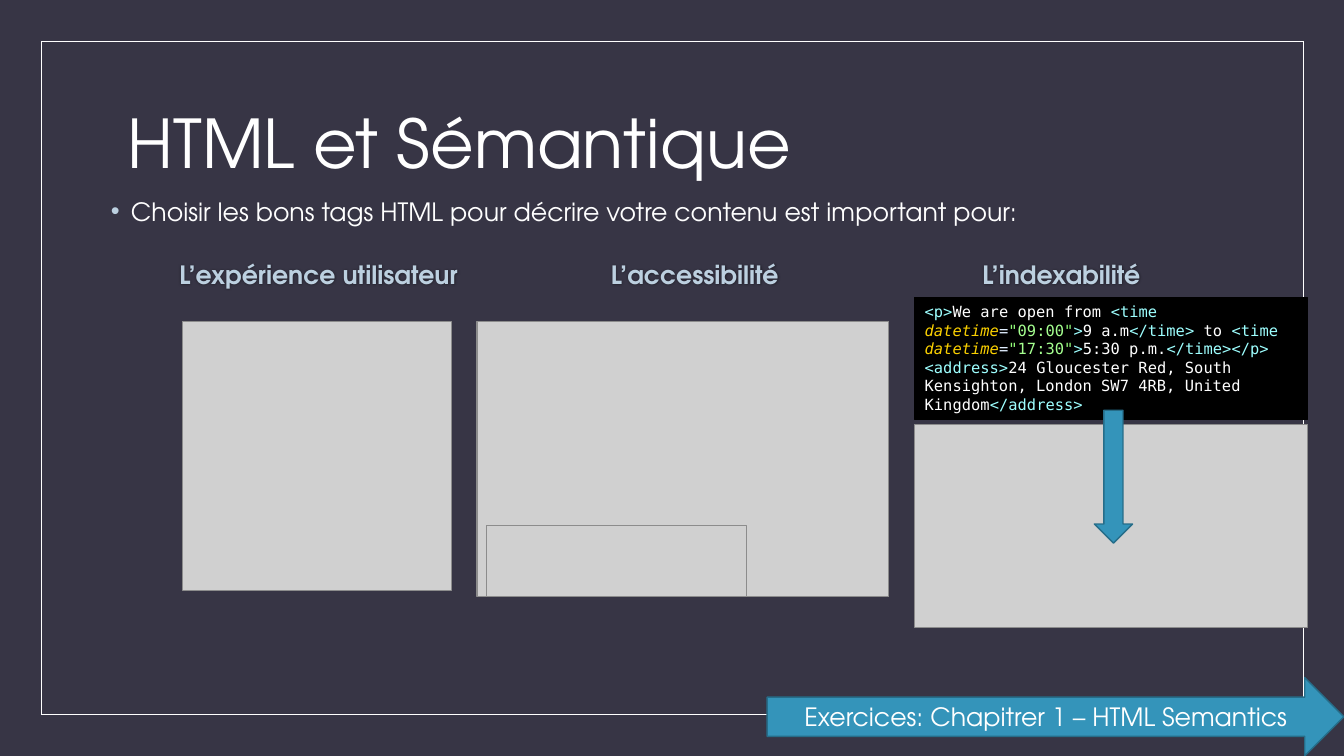
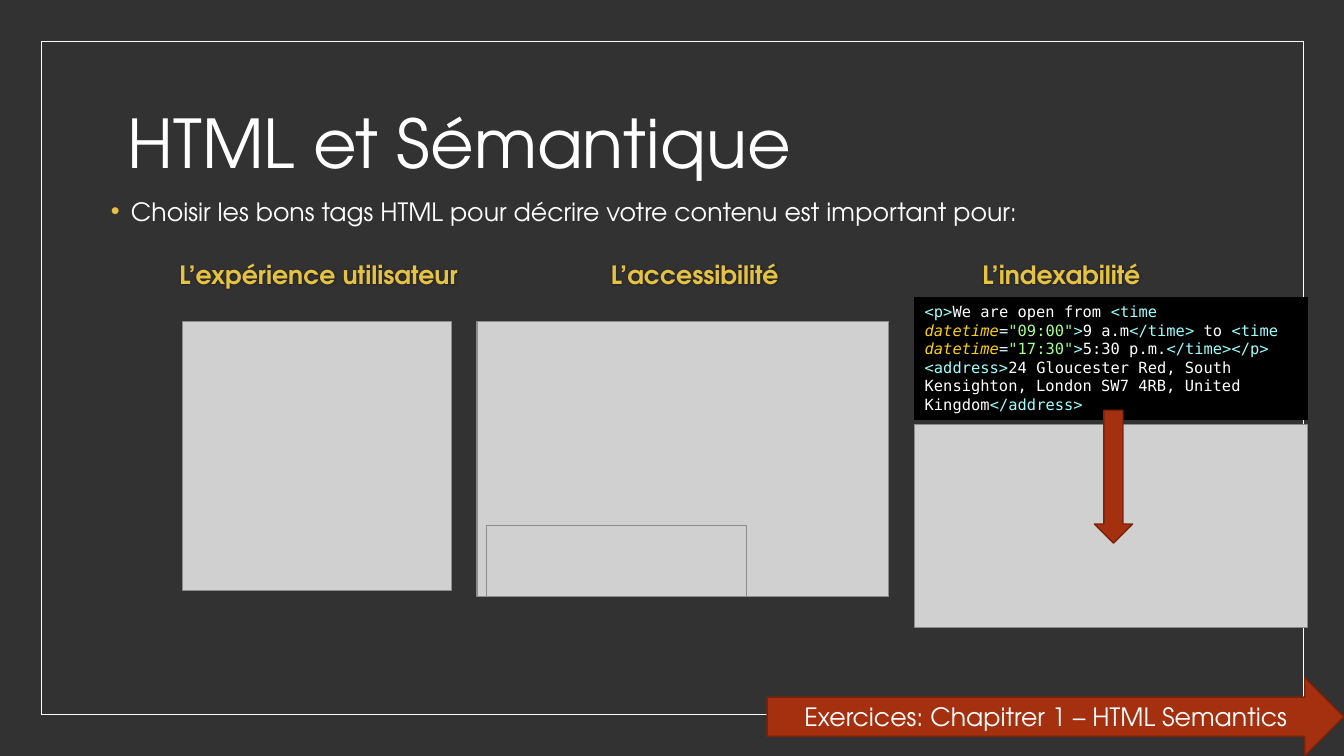
Before and after one commit to worldline/html-css-training, a slide deck: slide 4 of presenter_fr.pptx (slide 5 before the commit). Drawn at 1344x756 pixels with LibreOffice and Linux fonts; fonts in the diff are those of the drawing; grey boxes stand for pictures. Boxes give left, top, right and bottom in pixels: in the first picture for what was removed or moved away, otherwise in the second. Text is boxed around its words. In the diff, an @@ line names an element or a change of style, - is before the commit and + after.

```diff
--- a/presenter_fr.pptx
+++ b/presenter_fr.pptx
@@ background #373545 to #323232 @@
@@ text "Choisir les bons tags HTML ..." at [131, 202, 1016, 227]: bullet colour #BCD0E0 to #E5C243 @@
@@ text colour #BCD0E0 to #E5C243 in 3 elements at [179, 264, 458, 289], [611, 263, 779, 285], [982, 263, 1140, 285] @@
@@ down arrow at [1095, 410, 1133, 543]: fill #3494BA to #A5300F; outline #266D8A 1 pt to #7A240B 1 pt @@
@@ right arrow "Exercices: Chapitrer 1 – HTML ..." at [767, 678, 1344, 756]: fill #3494BA to #A5300F; outline #266D8A 1 pt to #7A240B 1 pt @@
```
Also in this commit, not shown: 6 other slides changed, 5 slides added, 1 slide removed, 3 other files.
